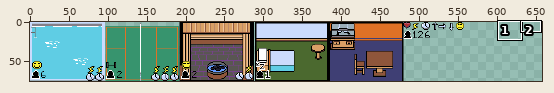
File history of a sprite sheet, assets/images/activities.png. The first picture is a wide view before the edit; the outline marks the close-up.
Close-up. Earlier state:
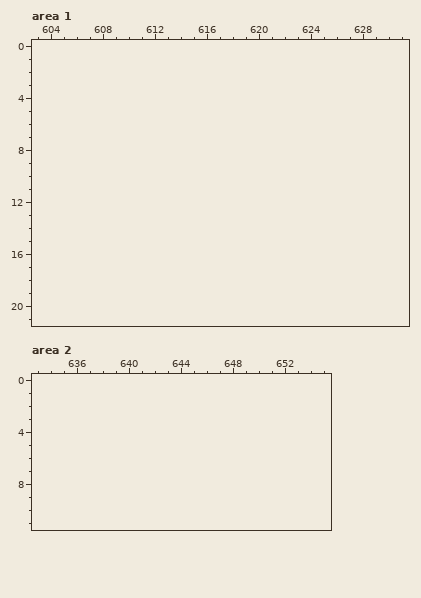
The file is 576x76 pixels. Shown: area 1: x 603..631, y 0..21; area 2: x 633..655, y 0..11. The old version is drawn lined up with the new one, on the new canvas. The wide view leaves out empty margins. The commit also changed other parts of the picture, which this record leaves out.
Palette (. is transparent): 
Once edited:
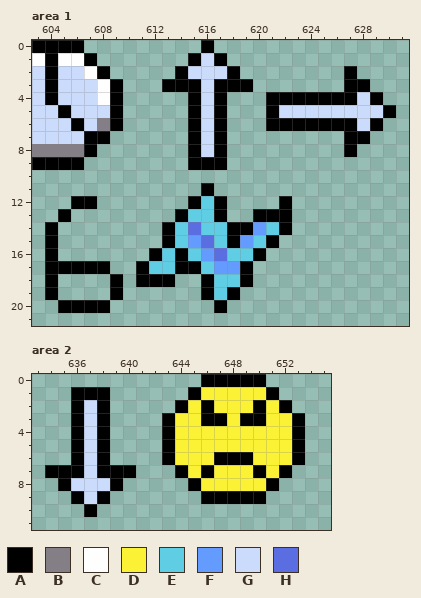
Colours new in this view: A #000000  B #847e87  C #fefefe  D #fbf236  E #5fcde4  F #639bff  G #cbdbfc  H #5b6ee1
Change:
canvas 576x76 -> 672x76
Area 1:
There is now colour A in row 0 at x 603 to 606 and 616; in row 1 at x 604, 607, 615 and 617; in row 2 at x 604, 608, 614, 618 and 627; in row 3 at x 604, 609, 613 to 615, 617 to 619 and 627 to 628; in row 4 at x 604, 609, 615, 617, 621 to 627 and 629; in row 5 at x 605, 609, 615, 617, 621 and 630.
There is now colour A in row 6 at x 606, 609, 615, 617, 621 to 627 and 629; in row 7 at x 607 to 608, 615, 617 and 627 to 628; in row 8 at x 607, 615, 617 and 627; in row 9 at x 603 to 606 and 615 to 617; in row 11 at x 616; in row 12 at x 606 to 607, 615, 617 and 622.
There is now colour A in row 13 at x 605, 614, 617 and 620 to 622; in row 14 at x 604, 613, 618 to 619 and 622; in row 15 at x 604, 613, 618 and 621; in row 16 at x 604, 612, 614 and 620; in row 17 at x 604 to 608, 611, 614 to 615 and 619; in row 18 at x 604, 609, 611 to 613, 616 and 619.
There is now colour A in row 19 at x 604, 609, 616 and 618; in row 20 at x 605 to 608 and 617.
There is now colour B in row 6 at x 608; in row 8 at x 603 to 606.
There is now colour C in row 1 at x 603 and 605 to 606; in row 2 at x 607; in rows 3 to 4 at x 608.
There is now colour E in row 12 at x 616; in row 13 at x 615 to 616; in row 14 at x 614, 616 to 617 and 621; in row 15 at x 614, 617 and 620; in row 16 at x 613, 615 and 618 to 619; in row 17 at x 612 to 613 and 616.
There is now colour E in row 18 at x 617 to 618; in row 19 at x 617.
There is now colour F in row 14 at x 620; in row 15 at x 615 and 619; in row 16 at x 616; in row 17 at x 617 to 618.
There is now colour G in row 1 at x 616; in row 2 at x 603, 605 to 606 and 615 to 617; in row 3 at x 603, 605 to 607 and 616; in row 4 at x 603, 605 to 607, 616 and 628; in row 5 at x 603 to 604, 606 to 608, 616 and 622 to 629; in row 6 at x 603 to 605, 607, 616 and 628.
There is now colour G in row 7 at x 603 to 606 and 616; in row 8 at x 616.
There is now colour H in row 14 at x 615; in row 15 at x 616; in row 16 at x 617.
Area 2:
There is now colour A in row 0 at x 646 to 650; in row 1 at x 636 to 638, 645 and 651; in row 2 at x 636, 638, 644, 646, 650 and 652; in row 3 at x 636, 638, 643, 646 to 647, 649 to 650 and 653; in rows 4 to 5 at x 636, 638, 643 and 653; in row 6 at x 636, 638, 643, 647 to 649 and 653.
There is now colour A in row 7 at x 634 to 636, 638 to 640, 644, 646, 650 and 652; in row 8 at x 635, 639, 645 and 651; in row 9 at x 636, 638 and 646 to 650; in row 10 at x 637.
There is now colour D in row 1 at x 646 to 650; in row 2 at x 645, 647 to 649 and 651; in row 3 at x 644 to 645, 648 and 651 to 652; in rows 4 to 5 at x 644 to 652; in row 6 at x 644 to 646 and 650 to 652; in row 7 at x 645, 647 to 649 and 651.
There is now colour D in row 8 at x 646 to 650.
There is now colour G in rows 2 to 7 at x 637; in row 8 at x 636 to 638; in row 9 at x 637.
Boxes around the changes in both close-ups, in picture pixels (x1, y1, x2, y2):
added: (32, 40, 396, 313)
added: (45, 374, 305, 517)
